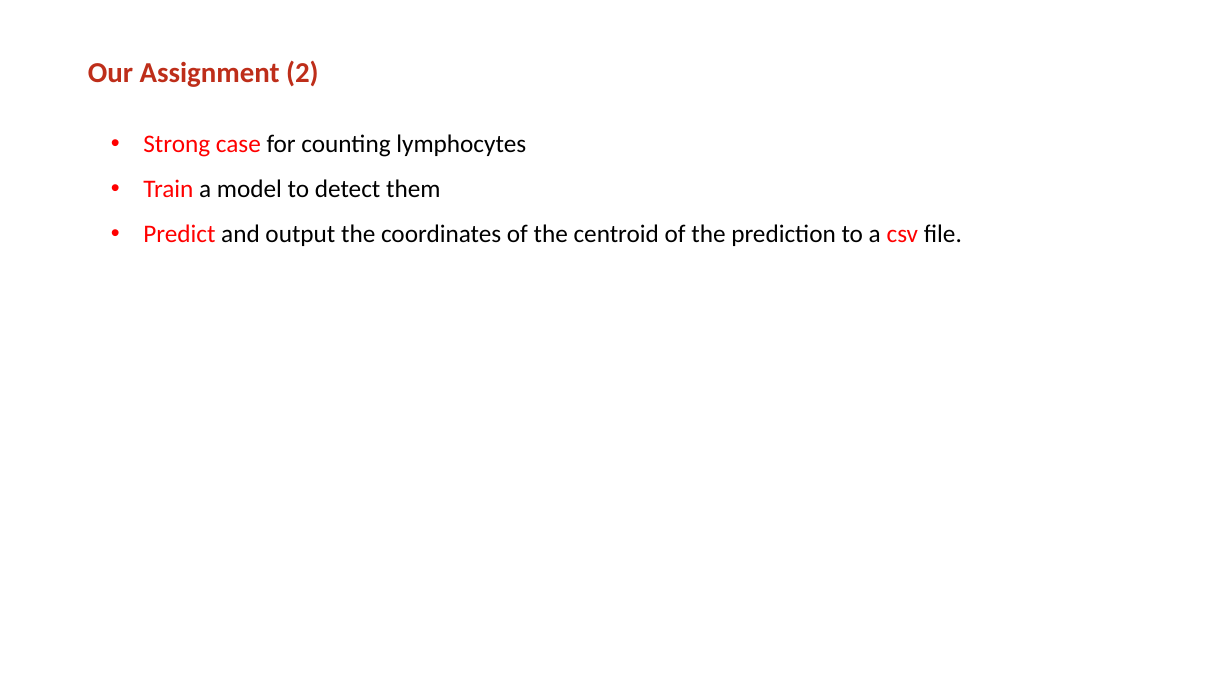
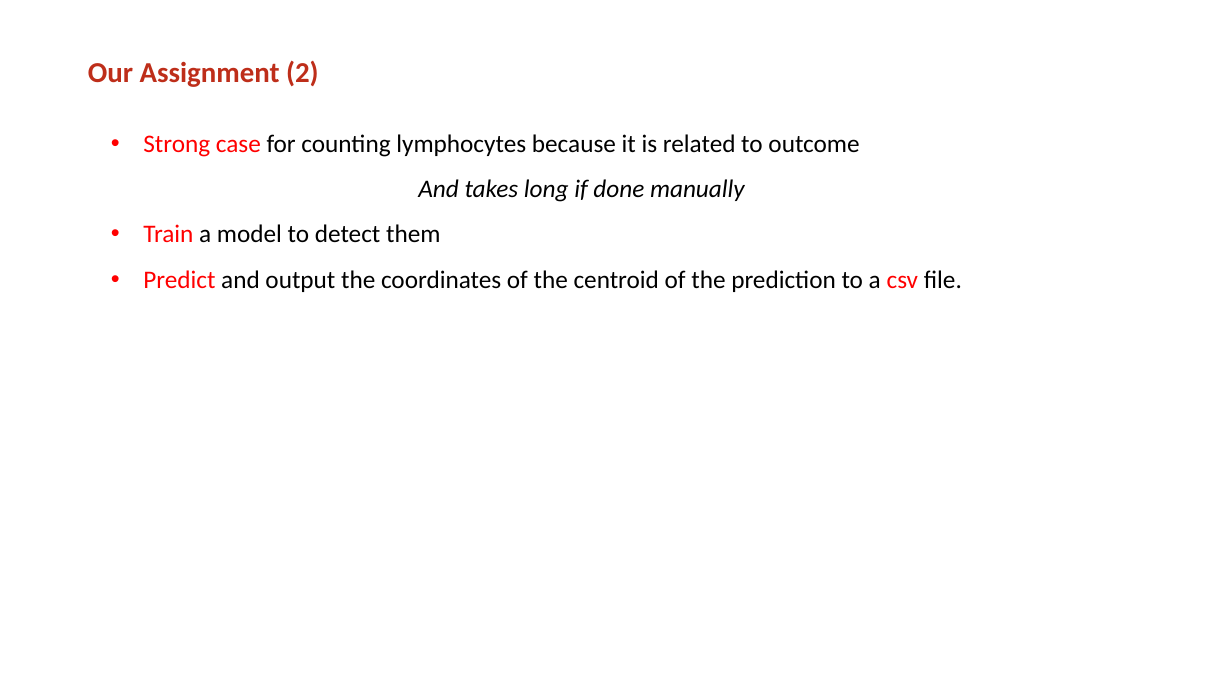
Before and after one commit to jeffluppes/ISMI2018, a slide deck: slide 4 of Project/Presentation/Mid_term_presentation.pptx. Drawn at 1232x693 pixels with LibreOffice and Linux fonts; fonts in the diff are those of the drawing; background and template pictures are left out. Boxes give left, top, right and bottom in pixels: in the first picture for what was removed or moved away, otherwise in the second. Text is boxed around its words. In the diff, an @@ line names an element or a change of style, - is before the commit and + after.

```diff
--- a/Project/Presentation/Mid_term_presentation.pptx
+++ b/Project/Presentation/Mid_term_presentation.pptx
@@ text at bbox=[143, 134, 859, 202]: text changed @@
-  • Strong case for counting lymphocytes
+  • Strong case for counting lymphocytes because it is related to outcome
+  And takes long if done manually
```
Also in this commit, not shown: 8 other slides changed.
